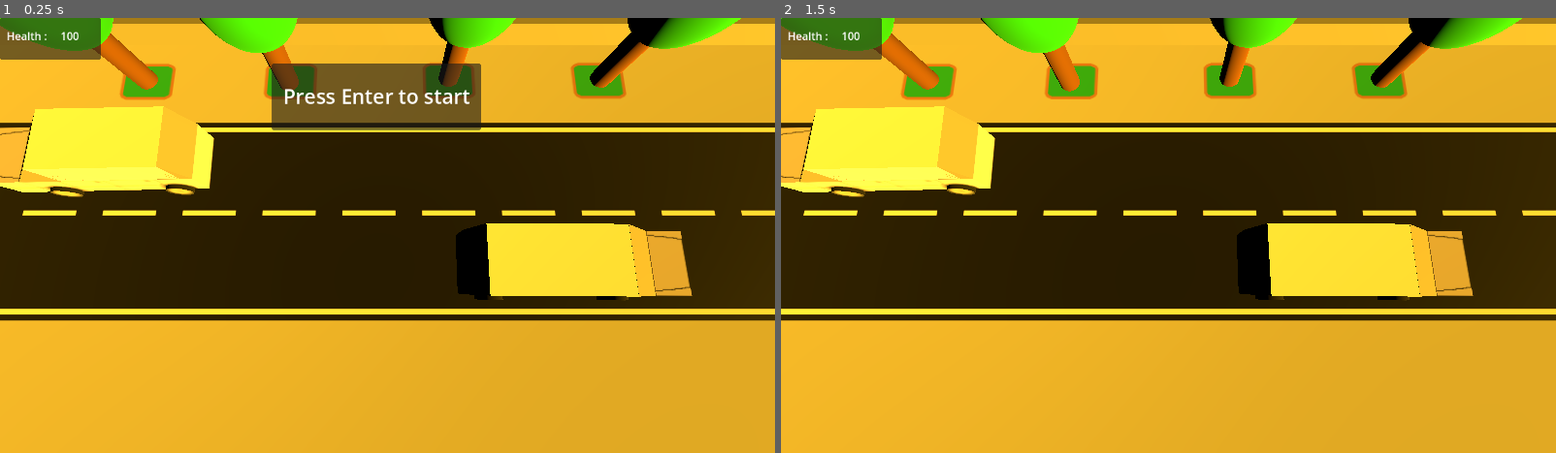
Above: before the commit, frames 1-2 (left to right).
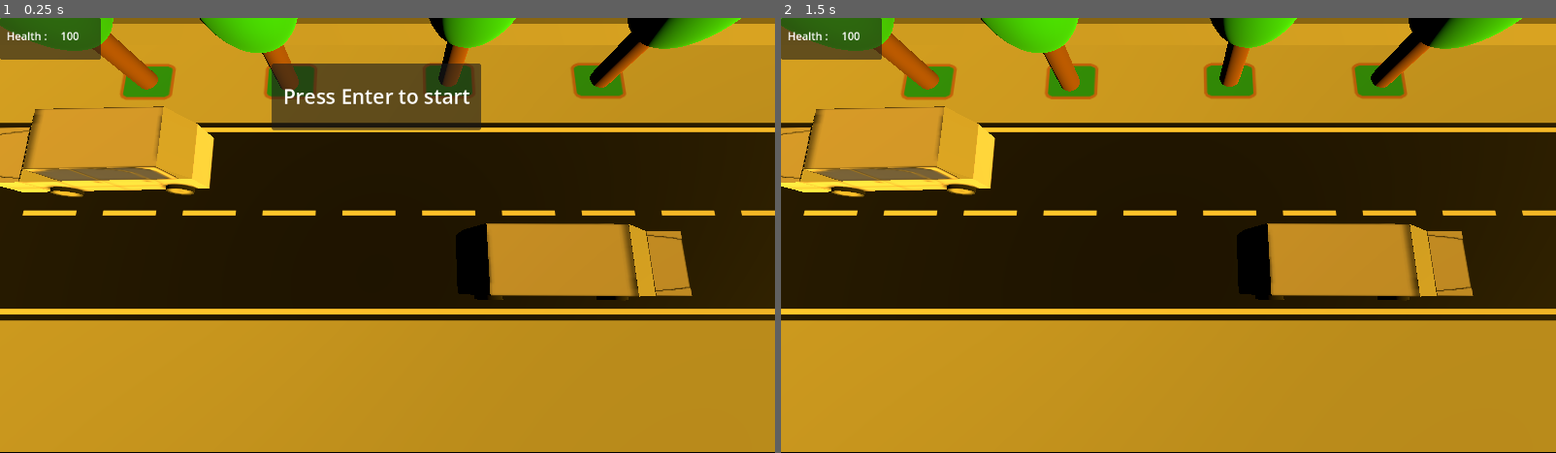
Above: after the commit, the same moments.

Repository: Spagheet/projet-ihm-survivor
Game: Godot game, scene res://main.tscn
Two runs of this game, one before a commit and one after it. Both use one fixed random seed, a clock stepped at 60 frames per second and the inputs below.
Inputs:
- Up to frame 1 (0.25 s): no input
- Up to frame 2 (1.5 s): tap Enter (ui_accept) at 0.5, 0.77, 1.25 s; hold Right (ui_right) 0.53-1.28 s; hold Down (ui_down) from 1.28 s (still down)

The runs differ from the first frame. In frame 1, 60% of the frame differs, in the area x 0-100%, y 0-100%; in frame 2, 64%.
Error in both runs: Invalid access to property or key 'global_transform' on a base object of type 'null instance'. (res://main.gd:35)

Commit message:
External map
Map extraite comme scène + update texture car

Diff:
--- a/car.tscn
+++ b/car.tscn
@@ -1,7 +1,8 @@
-[gd_scene load_steps=17 format=3 uid="uid://de4g6ufyhbgla"]
+[gd_scene load_steps=18 format=3 uid="uid://de4g6ufyhbgla"]
 
-[ext_resource type="Texture2D" path="res://textures/bas_voiture.png" id="1_tqxuo"]
-[ext_resource type="Texture2D" path="res://textures/par_choc.png" id="2_x5s72"]
+[ext_resource type="Texture2D" uid="uid://c4388gruphqih" path="res://textures/bas_voiture.png" id="1_tqxuo"]
+[ext_resource type="Texture2D" uid="uid://dl31yn0k5t3m3" path="res://textures/hautvoiture.png" id="1_wbl6s"]
+[ext_resource type="Texture2D" uid="uid://bouxy3gnn6mq" path="res://textures/par_choc.png" id="2_x5s72"]
 [ext_resource type="Texture2D" path="res://textures/arriere.png" id="3_4pb3b"]
 [ext_resource type="Texture2D" path="res://textures/test2.png" id="3_7e7ts"]
 
@@ -9,6 +10,7 @@
 size = Vector3(1.00784, 1.25675, 3.23131)
 
 [sub_resource type="StandardMaterial3D" id="StandardMaterial3D_75pqj"]
+albedo_texture = ExtResource("1_wbl6s")
 
 [sub_resource type="BoxMesh" id="BoxMesh_crqtf"]
 
@@ -47,7 +49,7 @@
 mesh = SubResource("BoxMesh_crqtf")
 
 [node name="MeshInstance3D5" type="MeshInstance3D" parent="MeshInstance3D2"]
-transform = Transform3D(-3.0598e-08, 0, 1, 0, 1.02, 0, -0.7, 0, -4.37114e-08, 0, -0.00846195, 0.500052)
+transform = Transform3D(-3.0598e-08, 0, 0.999, 0, 1.02, 0, -0.7, 0, -4.36677e-08, 0, -0.00846195, 0.500052)
 mesh = SubResource("PrismMesh_8ewqu")
 
 [node name="MeshInstance3D" type="MeshInstance3D" parent="MeshInstance3D2"]
@@ -90,5 +92,5 @@
 skeleton = NodePath("../..")
 
 [node name="MeshInstance3D2" type="MeshInstance3D" parent="MeshInstance3D2"]
-transform = Transform3D(-8.74228e-09, 0, 1, 0, 1, 0, -0.2, 0, -4.37114e-08, 0, 0, -0.5)
+transform = Transform3D(-8.74228e-09, 0, 0.999, 0, 1, 0, -0.2, 0, -4.36677e-08, 0, 0, -0.5)
 mesh = SubResource("PrismMesh_kdg7m")
--- a/main.tscn
+++ b/main.tscn
@@ -1,26 +1,8 @@
-[gd_scene load_steps=13 format=3 uid="uid://teyc46wdjd7q"]
+[gd_scene load_steps=4 format=3 uid="uid://teyc46wdjd7q"]
 
 [ext_resource type="Script" path="res://main.gd" id="1_hwm2r"]
 [ext_resource type="PackedScene" uid="uid://b2ilsca5wr8ly" path="res://hud.tscn" id="2_hfwem"]
-[ext_resource type="Texture2D" path="res://textures/map.png" id="3_j7ktw"]
-[ext_resource type="PackedScene" uid="uid://iue1iv5j5qoa" path="res://arbre.tscn" id="4_enrcc"]
-[ext_resource type="PackedScene" uid="uid://de4g6ufyhbgla" path="res://car.tscn" id="5_xn7by"]
-
-[sub_resource type="WorldBoundaryShape3D" id="WorldBoundaryShape3D_mkmkx"]
-
-[sub_resource type="NavigationMesh" id="NavigationMesh_ma1aj"]
-
-[sub_resource type="StandardMaterial3D" id="StandardMaterial3D_2aqtq"]
-albedo_color = Color(0.337255, 0.447059, 0.0588235, 1)
-
-[sub_resource type="PlaneMesh" id="PlaneMesh_ov6r7"]
-
-[sub_resource type="StandardMaterial3D" id="StandardMaterial3D_riv4p"]
-albedo_texture = ExtResource("3_j7ktw")
-
-[sub_resource type="PlaneMesh" id="PlaneMesh_ojej5"]
-
-[sub_resource type="BoxMesh" id="BoxMesh_uogfw"]
+[ext_resource type="PackedScene" uid="uid://w8h06em8bdg5" path="res://map.tscn" id="3_wh758"]
 
 [node name="Main" type="Node3D"]
 script = ExtResource("1_hwm2r")
@@ -28,55 +10,12 @@
 [node name="Sun" type="DirectionalLight3D" parent="."]
 transform = Transform3D(-0.509872, -0.49046, -0.706739, -0.829152, 0.499086, 0.251833, 0.229209, 0.714397, -0.661136, 2010.84, 1196.88, 3612.52)
 light_color = Color(1, 0.752941, 0.160784, 1)
-light_energy = 5.093
+light_energy = 3.307
 
 [node name="HUD" parent="." instance=ExtResource("2_hfwem")]
 
-[node name="Map" type="StaticBody3D" parent="."]
-
-[node name="Floor" type="CollisionShape3D" parent="Map"]
-shape = SubResource("WorldBoundaryShape3D_mkmkx")
-
-[node name="NavRegion" type="NavigationRegion3D" parent="Map"]
-navigation_mesh = SubResource("NavigationMesh_ma1aj")
-
-[node name="Skin" type="MeshInstance3D" parent="Map/NavRegion"]
-transform = Transform3D(100, 0, 0, 0, 100, 0, 0, 0, 100, 0, 0, 0)
-material_override = SubResource("StandardMaterial3D_2aqtq")
-mesh = SubResource("PlaneMesh_ov6r7")
-skeleton = NodePath("../..")
-
-[node name="Road" type="MeshInstance3D" parent="Map"]
-transform = Transform3D(-10, 0, 3.49691e-07, 0, 10, 0, -8.74228e-07, 0, -4, -10.0922, 0.00260252, 4.11281)
-material_override = SubResource("StandardMaterial3D_riv4p")
-mesh = SubResource("PlaneMesh_ojej5")
-
-[node name="WallHouse" type="MeshInstance3D" parent="Map/Road"]
-transform = Transform3D(2, 0, 0, 0, 0.1, 0, 0, 0, 0.05, -0.00118732, 0, -0.971218)
-mesh = SubResource("BoxMesh_uogfw")
-
-[node name="Wall" type="MeshInstance3D" parent="Map/Road"]
-transform = Transform3D(2, 0, 0, 0, 0.1, 0, 0, 0, 0.05, -0.00118732, 0, 0.995422)
-mesh = SubResource("BoxMesh_uogfw")
+[node name="Map" parent="." instance=ExtResource("3_wh758")]
 
 [node name="POV" type="Camera3D" parent="."]
 transform = Transform3D(-1, 8.74228e-08, 2.25001e-15, 1.51808e-08, 0.173648, 0.984808, 8.60946e-08, 0.984808, -0.173648, -10.1412, 5.1797, 2.91991)
 script = ExtResource("1_hwm2r")
-
-[node name="Arbre1" parent="." instance=ExtResource("4_enrcc")]
-transform = Transform3D(0.5, 0, 0, 0, 0.5, 0, 0, 0, 0.5, -5.23831, -0.0107507, 7.05482)
-
-[node name="Arbre2" parent="." instance=ExtResource("4_enrcc")]
-transform = Transform3D(0.5, 0, 0, 0, 0.5, 0, 0, 0, 0.5, -8.13, -0.0107507, 7.01303)
-
-[node name="Arbre3" parent="." instance=ExtResource("4_enrcc")]
-transform = Transform3D(0.5, 0, 0, 0, 0.5, 0, 0, 0, 0.5, -11.3906, -0.0107507, 7.1116)
-
-[node name="Arbre4" parent="." instance=ExtResource("4_enrcc")]
-transform = Transform3D(0.5, 0, 0, 0, 0.5, 0, 0, 0, 0.5, -14.4943, -0.0107507, 7.09348)
-
-[node name="StaticBody3D" parent="." instance=ExtResource("5_xn7by")]
-transform = Transform3D(-0.0215183, 0, 0.999769, -0.00277443, 0.999996, -5.97147e-05, -0.999765, -0.00277507, -0.0215182, -5.64835, -0.123179, 5.16353)
-
-[node name="StaticBody3D2" parent="." instance=ExtResource("5_xn7by")]
-transform = Transform3D(-0.00638783, 0, -0.99998, 0, 1, 0, 0.99998, 0, -0.00638783, -12.528, 4.76837e-07, 3.2787)
--- /dev/null
+++ b/map.tscn
@@ -0,0 +1,87 @@
+[gd_scene load_steps=12 format=3 uid="uid://w8h06em8bdg5"]
+
+[ext_resource type="Texture2D" path="res://textures/map.png" id="1_3clhw"]
+[ext_resource type="PackedScene" uid="uid://iue1iv5j5qoa" path="res://arbre.tscn" id="2_bbu2a"]
+[ext_resource type="PackedScene" uid="uid://de4g6ufyhbgla" path="res://car.tscn" id="3_l6d77"]
+
+[sub_resource type="WorldBoundaryShape3D" id="WorldBoundaryShape3D_mkmkx"]
+
+[sub_resource type="NavigationMesh" id="NavigationMesh_ma1aj"]
+
+[sub_resource type="StandardMaterial3D" id="StandardMaterial3D_2aqtq"]
+albedo_color = Color(0.337255, 0.447059, 0.0588235, 1)
+
+[sub_resource type="PlaneMesh" id="PlaneMesh_ov6r7"]
+
+[sub_resource type="StandardMaterial3D" id="StandardMaterial3D_riv4p"]
+albedo_texture = ExtResource("1_3clhw")
+
+[sub_resource type="PlaneMesh" id="PlaneMesh_ojej5"]
+
+[sub_resource type="BoxMesh" id="BoxMesh_uogfw"]
+
+[sub_resource type="BoxShape3D" id="BoxShape3D_x51t5"]
+size = Vector3(1.99277, 0.101353, 0.0680671)
+
+[node name="Map" type="StaticBody3D"]
+
+[node name="Floor" type="CollisionShape3D" parent="."]
+transform = Transform3D(1, 0, 0, 0, 1, 0, 0, 0, 1, -10.0611, 0, 3.90905)
+shape = SubResource("WorldBoundaryShape3D_mkmkx")
+
+[node name="NavRegion" type="NavigationRegion3D" parent="."]
+navigation_mesh = SubResource("NavigationMesh_ma1aj")
+
+[node name="Skin" type="MeshInstance3D" parent="NavRegion"]
+transform = Transform3D(100, 0, 0, 0, 100, 0, 0, 0, 100, 0.0699468, 0.166794, 0.0850363)
+visible = false
+material_override = SubResource("StandardMaterial3D_2aqtq")
+mesh = SubResource("PlaneMesh_ov6r7")
+skeleton = NodePath("../..")
+
+[node name="Road" type="MeshInstance3D" parent="."]
+transform = Transform3D(-10, 0, 3.49691e-07, 0, 10, 0, -8.74228e-07, 0, -4, -10.092, 0.001, 4.113)
+layers = 3
+material_override = SubResource("StandardMaterial3D_riv4p")
+mesh = SubResource("PlaneMesh_ojej5")
+
+[node name="Wall" type="StaticBody3D" parent="Road"]
+transform = Transform3D(1, 0, 0, 0, 1, 0, 0, 0, 1, 0, 0, 0)
+
+[node name="Wall" type="MeshInstance3D" parent="Road/Wall"]
+transform = Transform3D(2, 0, 0, 0, 0.1, 0, 0, 0, 0.05, -0.00118732, 0, 0.995422)
+mesh = SubResource("BoxMesh_uogfw")
+skeleton = NodePath("../..")
+
+[node name="bot_limit" type="CollisionShape3D" parent="Road/Wall"]
+transform = Transform3D(1, 0, 0, 0, 1, 0, 4.26326e-14, 0, 1, 0, 0, 1.00118)
+shape = SubResource("BoxShape3D_x51t5")
+
+[node name="WallHouse" type="StaticBody3D" parent="Road"]
+
+[node name="WallHouse" type="MeshInstance3D" parent="Road/WallHouse"]
+transform = Transform3D(2, 0, 0, 0, 0.1, 0, 0, 0, 0.05, -0.00118744, 0, -0.971218)
+mesh = SubResource("BoxMesh_uogfw")
+skeleton = NodePath("../..")
+
+[node name="top_limit" type="CollisionShape3D" parent="Road/WallHouse"]
+transform = Transform3D(1, 0, 0, 0, 1, 0, 0, 0, 1, -4.76837e-07, 0, -0.9717)
+shape = SubResource("BoxShape3D_x51t5")
+
+[node name="Arbre1" parent="." instance=ExtResource("2_bbu2a")]
+transform = Transform3D(0.5, 0, 0, 0, 0.5, 0, 0, 0, 0.5, -5.23831, -0.0107507, 7.05482)
+
+[node name="Arbre2" parent="." instance=ExtResource("2_bbu2a")]
+transform = Transform3D(0.5, 0, 0, 0, 0.5, 0, 0, 0, 0.5, -8.13, -0.0107507, 7.01303)
+
+[node name="Arbre3" parent="." instance=ExtResource("2_bbu2a")]
+transform = Transform3D(0.5, 0, 0, 0, 0.5, 0, 0, 0, 0.5, -11.3906, -0.0107507, 7.1116)
+
+[node name="Arbre4" parent="." instance=ExtResource("2_bbu2a")]
+transform = Transform3D(0.5, 0, 0, 0, 0.5, 0, 0, 0, 0.5, -14.4943, -0.0107507, 7.09348)
+
+[node name="Voiture" parent="." instance=ExtResource("3_l6d77")]
+transform = Transform3D(-0.0215183, 0, 0.999769, -0.00277443, 0.999996, -5.97147e-05, -0.999765, -0.00277507, -0.0215182, -5.64835, -0.123179, 5.16353)
+
+[node name="Voiture2" parent="." instance=ExtResource("3_l6d77")]
+transform = Transform3D(-0.00638783, 0, -0.99998, 0, 1, 0, 0.99998, 0, -0.00638783, -12.528, 4.76837e-07, 3.2787)
Binary file changed: textures/bas_voiture.png
Binary file added: textures/hautvoiture.png
Not shown, added: textures/hautvoiture.png.import
Binary file changed: textures/par_choc.png
